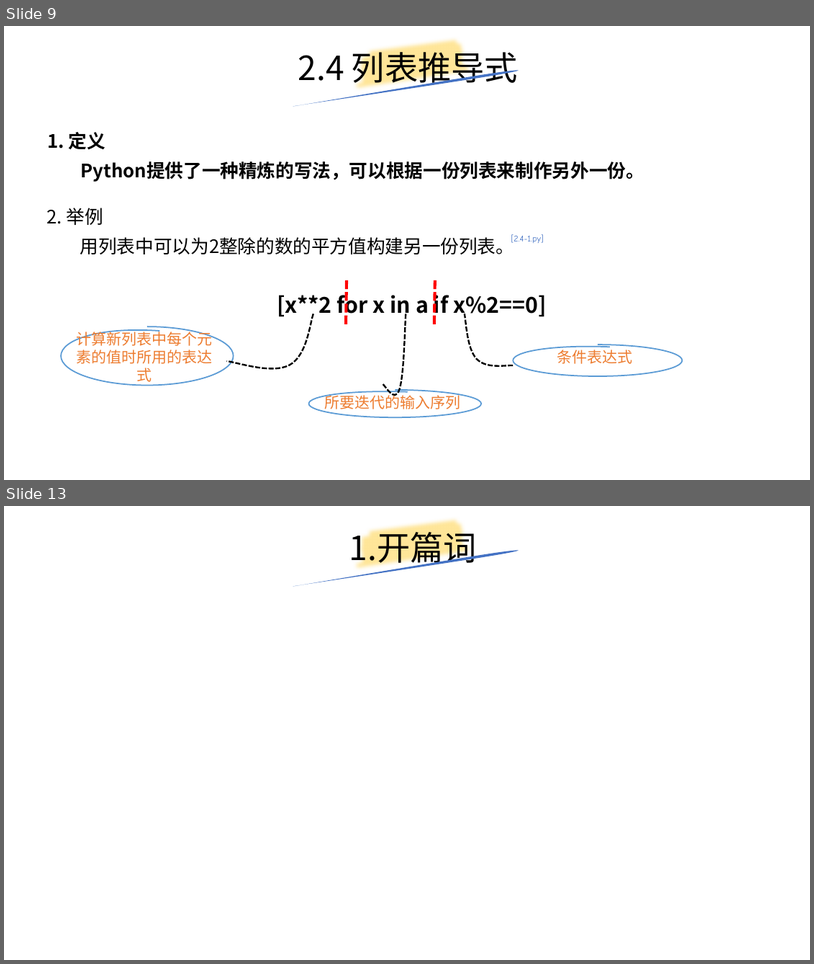
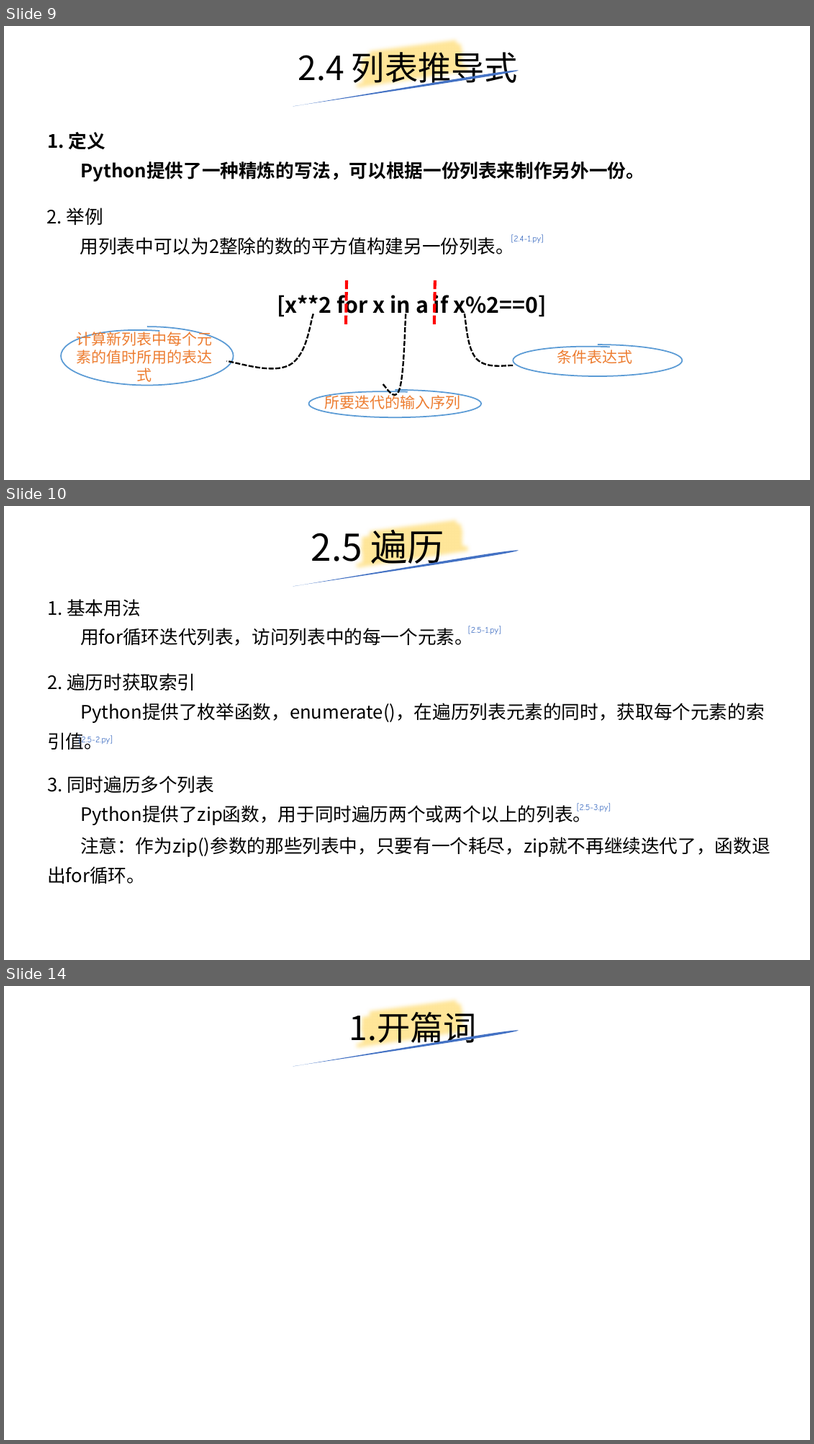
Before and after one commit to yiwenliu/CorePython, a slide deck: PPT/CorePython.pptx. Shown one above the other, each under a label of ours: slides 9 and 13 before the commit, slides 9, 10 and 14 after it; the slides between them are not shown. The pictures are 814x964 and 814x1444 pixels, drawn with LibreOffice and Linux fonts; fonts in the diff are those of the drawing. Boxes give left, top, right and bottom in pixels: in the first picture for what was removed or moved away, otherwise in the second. Text is boxed around its words. In the diff, an @@ line names an element or a change of style, - is before the commit and + after.

```diff
--- a/PPT/CorePython.pptx
+++ b/PPT/CorePython.pptx
@@ slide 10 added at [4,506,810,960], background #FFFFFF @@
@@ title added at [311,523,445,570], 44 pt, text #000000 @@
+2.5 遍历
@@ freeform shape added at [352,506,476,586], outline #FFE699 16 pt @@
@@ freeform shape added at [292,549,520,586], fill #4472C4 @@
@@ text added at [47,599,473,646], 22 pt, text #000000 @@
+1. 基本用法
+用for循环迭代列表，访问列表中的每一个元素。
@@ text added at [468,626,502,634], 18 pt, text #4472C4 @@
+[2.5-1.py]
@@ text added at [47,673,765,749], 22 pt, text #000000 @@
+2. 遍历时获取索引
+Python提供了枚举函数，enumerate()，在遍历列表元素的同时，获取每个元素的索引值。
@@ text added at [79,734,113,745], 18 pt, text #4472C4 @@
+[2.5-2.py]
@@ text added at [47,775,592,825], 22 pt, text #000000 @@
+3. 同时遍历多个列表
+Python提供了zip函数，用于同时遍历两个或两个以上的列表。
@@ text added at [577,803,611,811], 18 pt, text #4472C4 @@
+[2.5-3.py]
@@ text added at [47,836,771,883], 22 pt, text #000000 @@
+注意：作为zip()参数的那些列表中，只要有一个耗尽，zip就不再继续迭代了，函数退出for循环。
@@ what was slide 13 is now slide 14 @@
```
Also in this commit, not shown: 3 slides changed, 3 other slides added, 3 slides removed, 6 other files.
